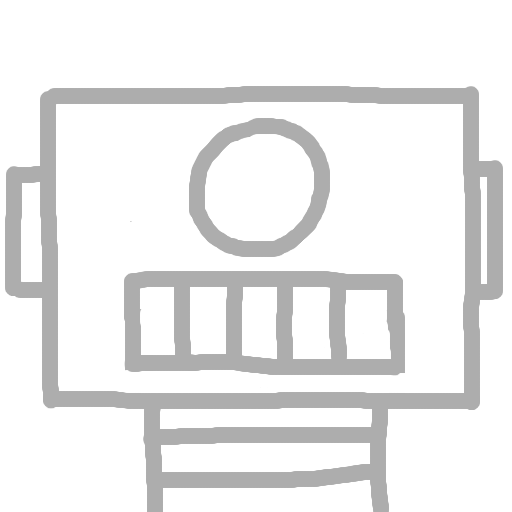
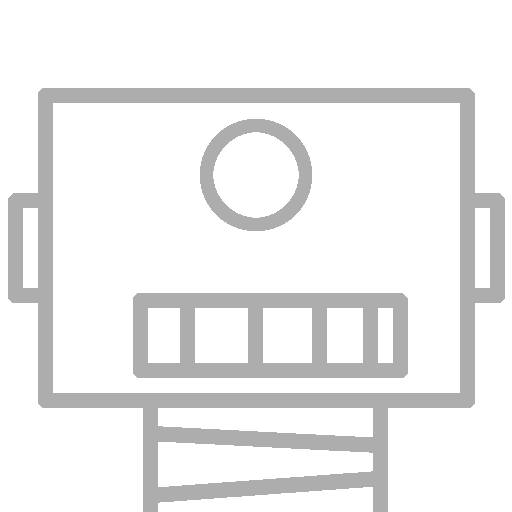
Layers edited between the first and the second 512px x 512px image:
added layer "Layer #3" above "Layer #2" over left=8, top=88, right=505, bottom=512
hid "Layer #2" over left=5, top=86, right=503, bottom=512
hid "Layer #1" over left=14, top=96, right=493, bottom=512
hid "Layer" over left=41, top=91, right=478, bottom=409
